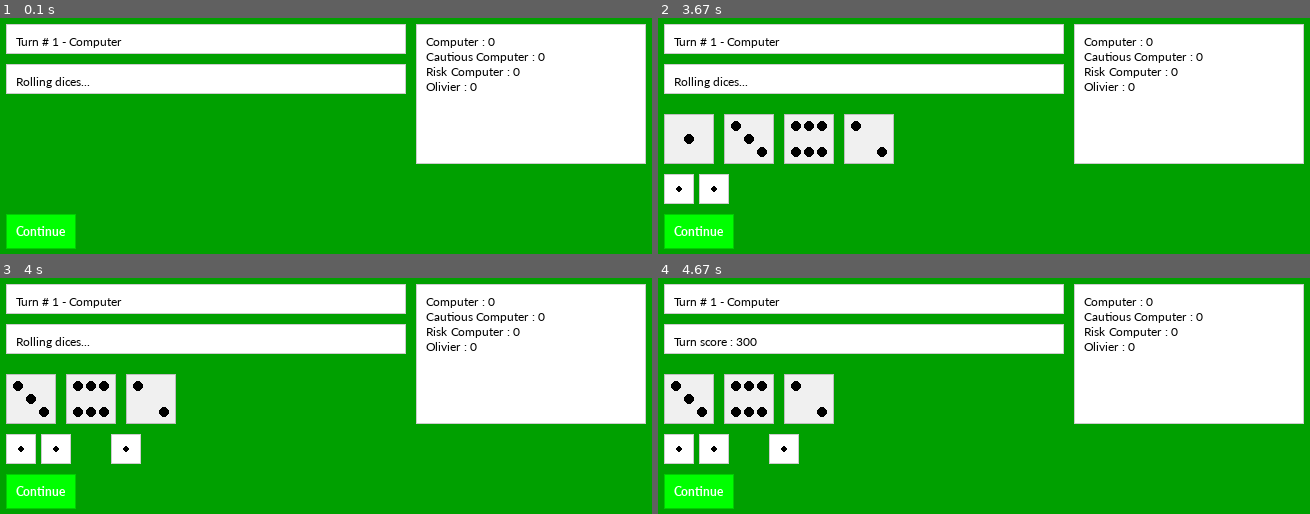
Above: before the commit, frames 1-4 (two rows, left to right).
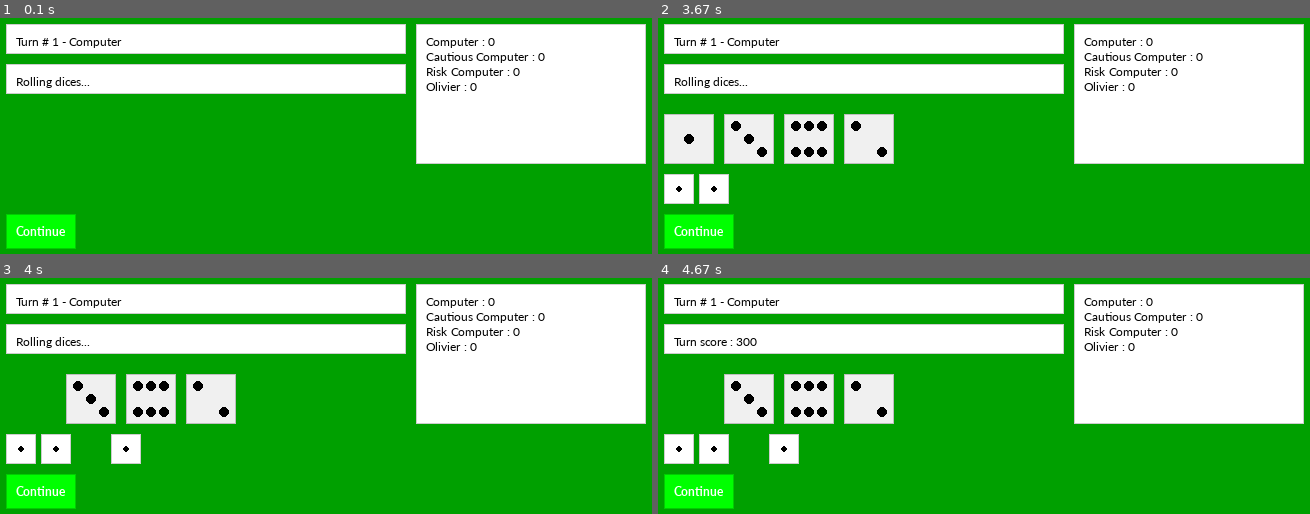
Above: after the commit, the same moments.

Repository: OlivierIrac/experiments
Game: pygame game, started from FarkleDiceGame/pygameMain.py
Two runs of this game, one before a commit and one after it. Both use one fixed random seed, a clock stepped at 60 frames per second and the inputs below.
Inputs (mouse positions are in pixels of both pictures, inside the frame that each line leads up to):
- Up to frame 1 (0.1 s): no input
- Up to frame 2 (3.67 s): tap Enter at 0.33, 2.13 s; press the mouse at (807, 138) at 1.83 s; move the mouse to (866, 143) at 1.93 s; release the mouse at (918, 147) at 2.07 s; click (755, 126) at 2.52 s; press the mouse at (866, 39) at 2.83 s; move the mouse to (807, 95) at 2.93 s; release the mouse at (755, 154) at 3.07 s; click (892, 185) at 3.18 s
- Up to frame 3 (4 s): no input
- Up to frame 4 (4.67 s): click (1010, 351) at 4.08 s; press the mouse at (866, 339) at 4.4 s; move the mouse to (997, 355) at 4.5 s; release the mouse at (1127, 372) at 4.63 s

Frames 1-2 are identical in both runs. In frame 3, 3.7% of the frame differs, in the area x 0-37%, y 40-62%; in frame 4, 3.7%.

Commit message:
Dices removed "in place"

Diff:
--- a/FarkleDiceGame/pygameMain.py
+++ b/FarkleDiceGame/pygameMain.py
@@ -271,8 +271,7 @@
                             self.endAnimationSound.play()
                     else:
                         # remove one by one, dices kept from dice roll
-                        self.diceRoll.remove(self.dicesKept[self.diceKeptAnimationStep])
-                        self.diceRollUI.update(self.diceRoll)
+                        self.diceRollUI.remove(self.dicesKept[self.diceKeptAnimationStep])
                         # add one by one, dices kept to turn dice kept
                         self.dicesKeptAnimation.append(self.dicesKept[self.diceKeptAnimationStep])
                         self.turnDiceKeptUI.update(self.dicesKeptAnimation)
--- a/FarkleDiceGame/pygameUI.py
+++ b/FarkleDiceGame/pygameUI.py
@@ -282,6 +282,12 @@
         self.__init__(diceRoll, self.gap, self.size, self.position,
                       self.surface, self.color, selectable, throwTime)
 
+    def remove(self, dice):
+        for diceUI in self.diceDraw:
+            if(diceUI.diceValue == dice):
+                diceUI.update(0)
+                return
+
     def startAnimation(self):
         if(len(self.diceRoll) != 0):
             self.animation = True
